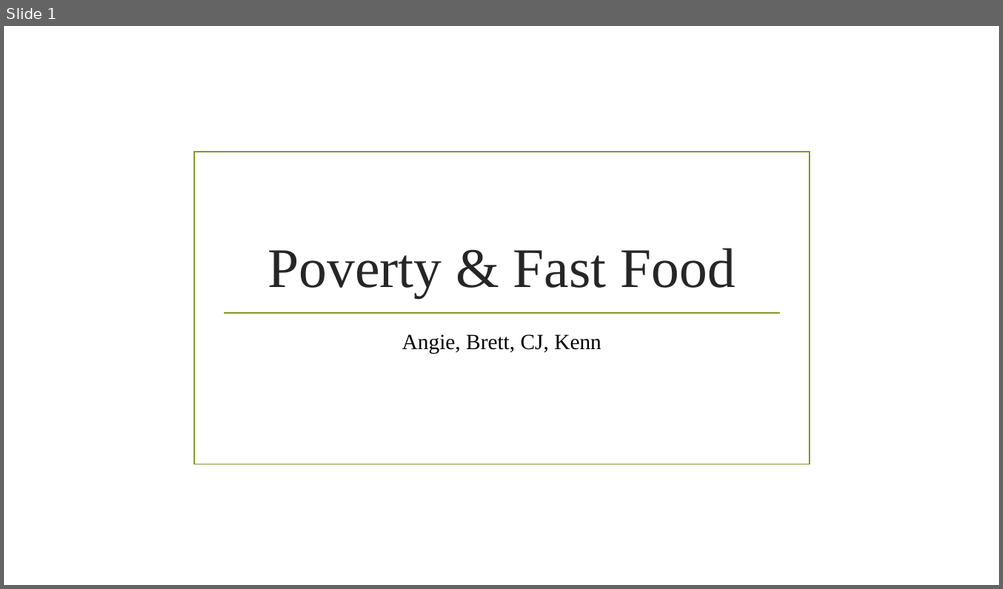
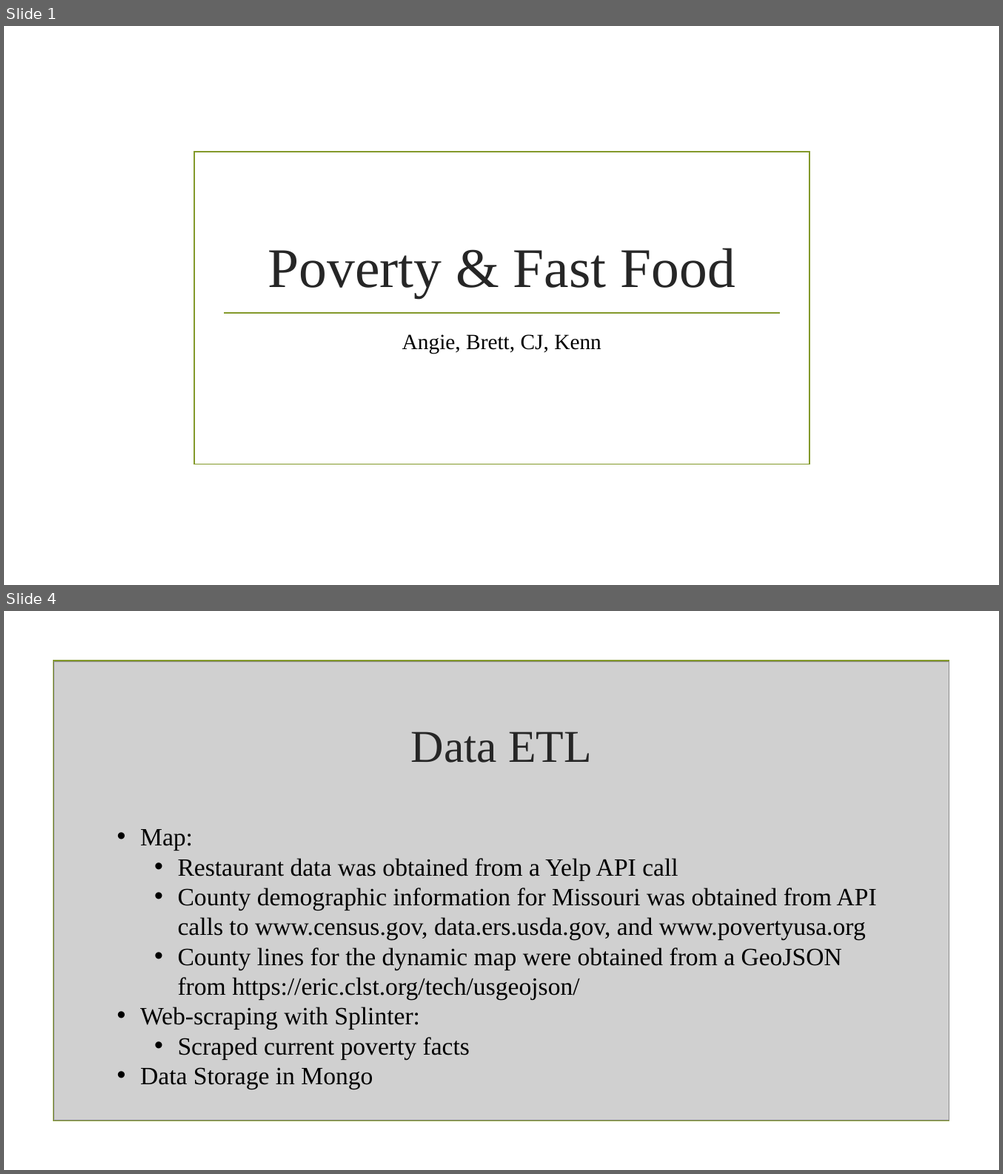
Before and after one commit to kennknisley/project_two, a slide deck: Poverty & Fast Food.pptx. Shown one above the other, each under a label of ours: slide 1 before the commit, slides 1 and 4 after it; the slides between them are not shown. The pictures are 1003x589 and 1003x1174 pixels, drawn with LibreOffice and Linux fonts; fonts in the diff are those of the drawing; grey boxes stand for pictures; background and template pictures are left out. Boxes give left, top, right and bottom in pixels: in the first picture for what was removed or moved away, otherwise in the second. Text is boxed around its words. In the diff, an @@ line names an element or a change of style, - is before the commit and + after.

```diff
--- a/Poverty & Fast Food.pptx
+++ b/Poverty & Fast Food.pptx
@@ slide 4 added at [4, 611, 999, 1170], background picture (left out) @@
@@ rectangle added at [54, 661, 948, 1122], outline #83992A 1.25 pt @@
@@ picture added at [54, 662, 949, 1121] @@
@@ title added at [411, 732, 592, 763], 44 pt, text #262626 @@
+Data ETL
@@ text added at [140, 829, 876, 1089], 24 pt, text #000000 @@
+• Map:
+  • Restaurant data was obtained from a Yelp API call
+  • County demographic information for Missouri was obtained from API calls to www.census.gov, data.ers.usda.gov, and www.povertyusa.org
+  • County lines for the dynamic map were obtained from a GeoJSON from https://eric.clst.org/tech/usgeojson/
+• Web-scraping with Splinter:
+  • Scraped current poverty facts
+• Data Storage in Mongo
```
Also in this commit, not shown: 3 slides changed, 3 other slides added, 1 slide removed, 8 other files.
